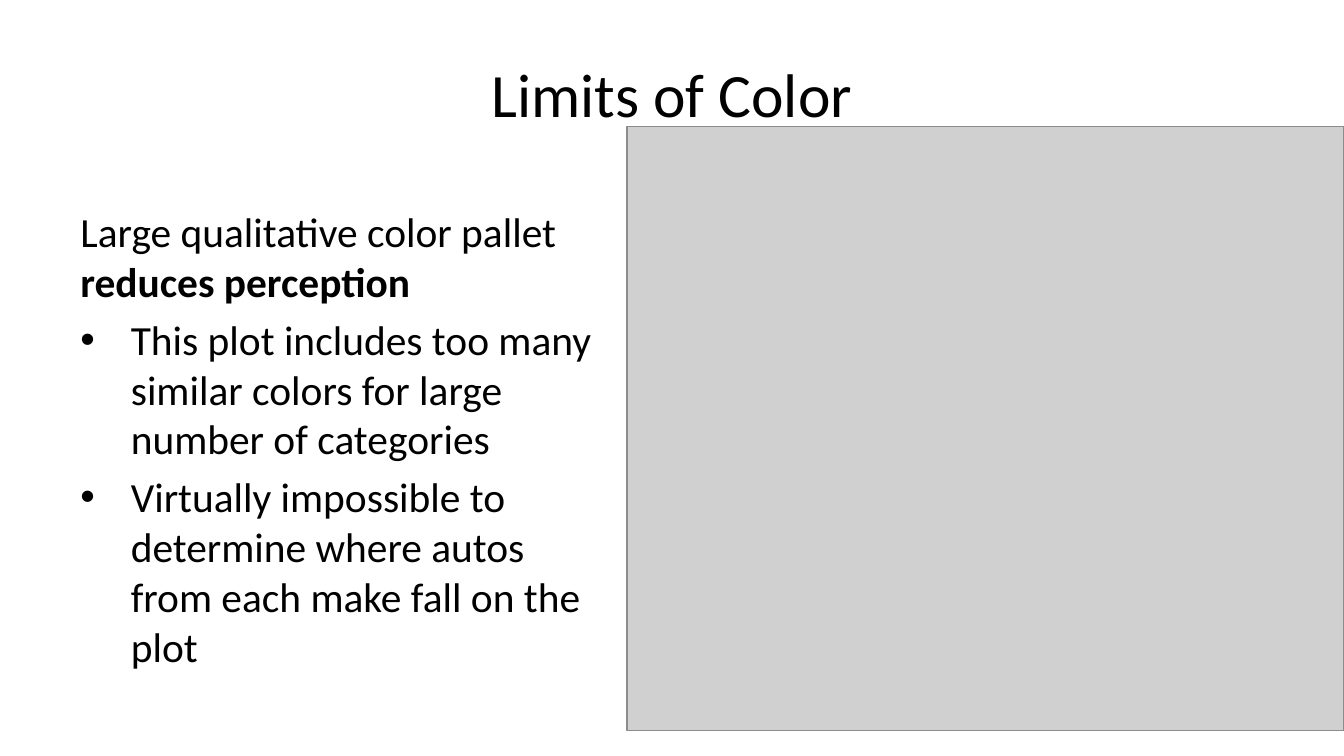
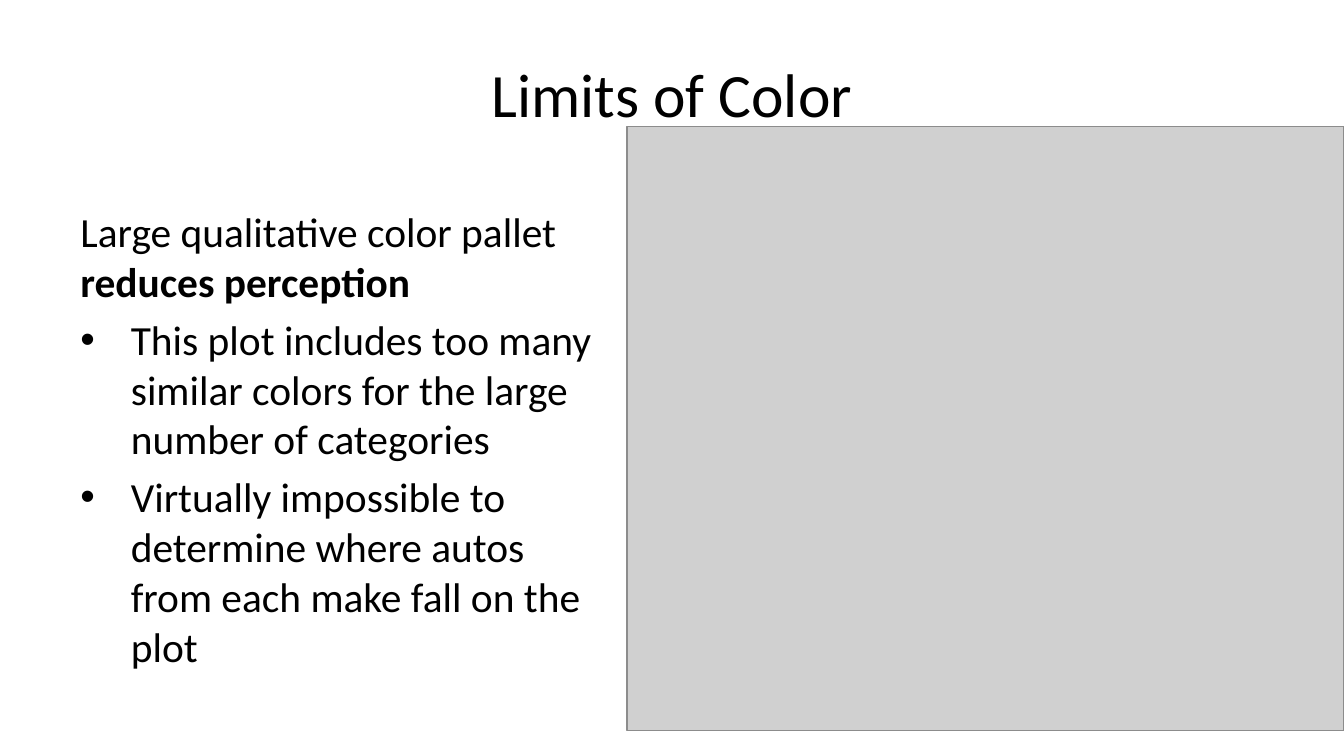
Before and after one commit to StephenElston/CSCI-E-83, a slide deck: slide 54 of LectureSlides/01_PreceptionForScientificVisualization.pptx. Drawn at 1344x756 pixels with LibreOffice and Linux fonts; fonts in the diff are those of the drawing; grey boxes stand for pictures. Boxes give left, top, right and bottom in pixels: in the first picture for what was removed or moved away, otherwise in the second. Text is boxed around its words. In the diff, an @@ line names an element or a change of style, - is before the commit and + after.

```diff
--- a/LectureSlides/01_PreceptionForScientificVisualization.pptx
+++ b/LectureSlides/01_PreceptionForScientificVisualization.pptx
@@ text at (131,326,591,461): text changed @@
-• This plot includes too many similar colors for large number of categories
+• This plot includes too many similar colors for the large number of categories
```
Also in this commit, not shown: 14 other slides changed, 1 slide added, 1 slide removed.
